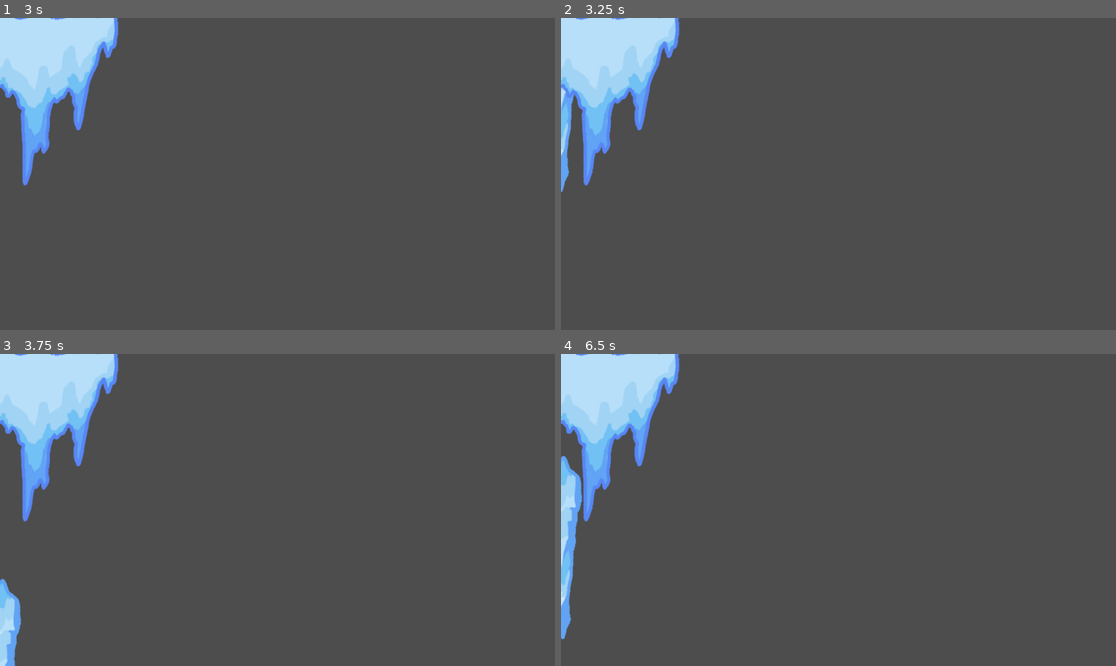
Above: before the commit, frames 1-4 (two rows, left to right).
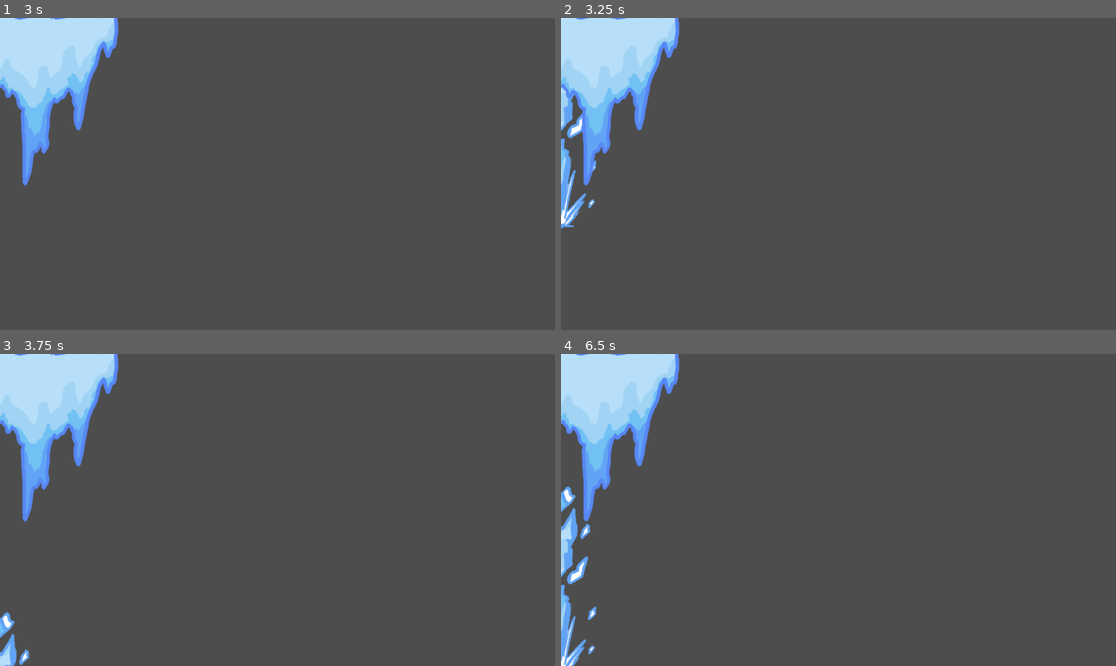
Above: after the commit, the same moments.

Repository: mezzoEmrys/mini-jam-8-2024
Game: Godot game, scene res://scenes/hazards/icicle_base_3.tscn
Two runs of this game, one before a commit and one after it. Both use one fixed random seed, a clock stepped at 60 frames per second and the inputs below. This scene is started directly instead of the project's main scene.
Inputs:
- Up to frame 1 (3 s): tap Enter at 0.5, 2 s; hold D (move_right) 0.53-2.03 s; tap Space (jump) at 0.77, 1.25, 1.52, 2.75 s; hold Left (move_left) 2.03-2.78 s; hold D (move_right) from 2.78 s (still down)
- Up to frame 2 (3.25 s): keep holding D (move_right); tap Space (jump) at 3.02 s
- Up to frame 3 (3.75 s): keep holding D (move_right)
- Up to frame 4 (6.5 s): tap Space (jump) at 3.77, 4.52, 5, 6.02 s; tap Enter at 4.25 s; release D (move_right) at 4.28 s; hold Left (move_left) 4.28-5.03 s; hold D (move_right) 5.03-5.78 s; hold Left (move_left) from 5.78 s (still down)

Frame 1 is identical in both runs. In frame 2, 0.9% of the frame differs, in the area x 0-7%, y 23-68%; in frame 3, 0.8%; in frame 4, 1.6%, in the area x 0-7%, y 32-100%.

Commit message:
how do these keep breaking

Diff:
--- a/scenes/hazards/icicle_1.tscn
+++ b/scenes/hazards/icicle_1.tscn
@@ -7,14 +7,16 @@
 [sub_resource type="RectangleShape2D" id="RectangleShape2D_iopcd"]
 size = Vector2(54, 349)
 
-[node name="Icicle2" type="Node2D"]
+[sub_resource type="RectangleShape2D" id="RectangleShape2D_iubs2"]
+size = Vector2(50, 20)
+
+[node name="Icicle1" type="Node2D"]
 position = Vector2(-4, 111)
 script = ExtResource("1_t3k30")
 
 [node name="AnimatedSprite2D" type="AnimatedSprite2D" parent="."]
 position = Vector2(-6, -67)
 sprite_frames = ExtResource("2_bjsb3")
-frame_progress = 0.702525
 
 [node name="Hazard" type="Area2D" parent="."]
 script = ExtResource("3_unfc6")
@@ -23,4 +25,11 @@
 position = Vector2(2, 17.5)
 shape = SubResource("RectangleShape2D_iopcd")
 
+[node name="Area2D" type="Area2D" parent="."]
+
+[node name="CollisionShape2D" type="CollisionShape2D" parent="Area2D"]
+position = Vector2(2, 184)
+shape = SubResource("RectangleShape2D_iubs2")
+
 [connection signal="body_entered" from="Hazard" to="Hazard" method="_on_body_entered"]
+[connection signal="body_entered" from="Area2D" to="." method="_on_area_2d_body_entered"]
--- a/scenes/hazards/icicle_3.tscn
+++ b/scenes/hazards/icicle_3.tscn
@@ -14,20 +14,21 @@
 script = ExtResource("1_snayh")
 
 [node name="AnimatedSprite2D" type="AnimatedSprite2D" parent="."]
-position = Vector2(-6, -67)
+position = Vector2(-11, 7)
 sprite_frames = ExtResource("2_g0d1t")
+animation = &"break"
 
 [node name="Hazard" type="Area2D" parent="."]
 script = ExtResource("3_jel3h")
 
 [node name="CollisionShape2D" type="CollisionShape2D" parent="Hazard"]
-position = Vector2(-11, -51)
+position = Vector2(-9, 33)
 shape = SubResource("RectangleShape2D_iopcd")
 
 [node name="Area2D" type="Area2D" parent="."]
 
 [node name="CollisionShape2D" type="CollisionShape2D" parent="Area2D"]
-position = Vector2(3, 173.5)
+position = Vector2(-9, 190)
 shape = SubResource("RectangleShape2D_b42gw")
 
 [connection signal="body_entered" from="Hazard" to="Hazard" method="_on_body_entered"]
--- a/sprites/hazards_animation/icicle/Icicle_1/icicle_1.tres
+++ b/sprites/hazards_animation/icicle/Icicle_1/icicle_1.tres
@@ -1,5 +1,6 @@
-[gd_resource type="SpriteFrames" load_steps=5 format=3 uid="uid://h1faocxxx06k"]
+[gd_resource type="SpriteFrames" load_steps=6 format=3 uid="uid://h1faocxxx06k"]
 
+[ext_resource type="Texture2D" path="res://sprites/hazards_animation/icicle/Icicle_1/falling_icicle_A/falling_icicle_a_break.png" id="1_j1o51"]
 [ext_resource type="Texture2D" uid="uid://dx1tski1ewrv4" path="res://sprites/hazards_animation/icicle/Icicle_1/falling_icicle_A/falling_icicle_A_1.png" id="1_xa2ig"]
 [ext_resource type="Texture2D" uid="uid://botj8gv6iocx5" path="res://sprites/hazards_animation/icicle/Icicle_1/falling_icicle_A/falling_icicle_A_2.png" id="2_sdlqb"]
 [ext_resource type="Texture2D" uid="uid://crafky3ooq6a3" path="res://sprites/hazards_animation/icicle/Icicle_1/falling_icicle_A/falling_icicle_A_3.png" id="3_4si3k"]
@@ -7,6 +8,14 @@
 
 [resource]
 animations = [{
+"frames": [{
+"duration": 1.0,
+"texture": ExtResource("1_j1o51")
+}],
+"loop": true,
+"name": &"break",
+"speed": 5.0
+}, {
 "frames": [{
 "duration": 1.0,
 "texture": ExtResource("1_xa2ig")
--- a/sprites/hazards_animation/icicle/Icicle_2/icicle_2.tres
+++ b/sprites/hazards_animation/icicle/Icicle_2/icicle_2.tres
@@ -1,5 +1,6 @@
-[gd_resource type="SpriteFrames" load_steps=5 format=3 uid="uid://bcry6vi7jg3lq"]
+[gd_resource type="SpriteFrames" load_steps=6 format=3 uid="uid://bcry6vi7jg3lq"]
 
+[ext_resource type="Texture2D" path="res://sprites/hazards_animation/icicle/Icicle_2/falling_icicle_B/falling_icicle_b_break.png" id="1_k14xg"]
 [ext_resource type="Texture2D" uid="uid://bl3gxjnglkv04" path="res://sprites/hazards_animation/icicle/Icicle_2/falling_icicle_B/falling_icicle_b_1.png" id="1_l7ef3"]
 [ext_resource type="Texture2D" uid="uid://c0x74kbw8r5pw" path="res://sprites/hazards_animation/icicle/Icicle_2/falling_icicle_B/falling_icicle_b_2.png" id="2_yauon"]
 [ext_resource type="Texture2D" uid="uid://bdu0hul3f0y08" path="res://sprites/hazards_animation/icicle/Icicle_2/falling_icicle_B/falling_icicle_b_3.png" id="3_1w1j3"]
@@ -7,6 +8,14 @@
 
 [resource]
 animations = [{
+"frames": [{
+"duration": 1.0,
+"texture": ExtResource("1_k14xg")
+}],
+"loop": true,
+"name": &"break",
+"speed": 5.0
+}, {
 "frames": [{
 "duration": 1.0,
 "texture": ExtResource("1_l7ef3")
--- a/sprites/hazards_animation/icicle/Icicle_3/icicle_3.tres
+++ b/sprites/hazards_animation/icicle/Icicle_3/icicle_3.tres
@@ -1,12 +1,21 @@
-[gd_resource type="SpriteFrames" load_steps=5 format=3 uid="uid://5lposdictt8h"]
+[gd_resource type="SpriteFrames" load_steps=6 format=3 uid="uid://5lposdictt8h"]
 
 [ext_resource type="Texture2D" uid="uid://n7r1f63vvbm6" path="res://sprites/hazards_animation/icicle/Icicle_3/falling_icicle_C/icicle_falling_C_1.png" id="1_8qj82"]
+[ext_resource type="Texture2D" path="res://sprites/hazards_animation/icicle/Icicle_3/falling_icicle_C/falling_icicle_c_break.png" id="1_udoj8"]
 [ext_resource type="Texture2D" uid="uid://d272rkappf5dw" path="res://sprites/hazards_animation/icicle/Icicle_3/falling_icicle_C/icicle_falling_C_2.png" id="2_0flu7"]
 [ext_resource type="Texture2D" uid="uid://1diph4j6d2eu" path="res://sprites/hazards_animation/icicle/Icicle_3/falling_icicle_C/icicle_falling_C_3.png" id="3_qwv7r"]
 [ext_resource type="Texture2D" uid="uid://b3udd1ets31b" path="res://sprites/hazards_animation/icicle/Icicle_3/falling_icicle_C/icicle_falling_C_4.png" id="4_my6ga"]
 
 [resource]
 animations = [{
+"frames": [{
+"duration": 1.0,
+"texture": ExtResource("1_udoj8")
+}],
+"loop": true,
+"name": &"break",
+"speed": 5.0
+}, {
 "frames": [{
 "duration": 1.0,
 "texture": ExtResource("1_8qj82")
Not shown: 1 places in scenes/hazards/icicle_1.tscn that only renumber resources
